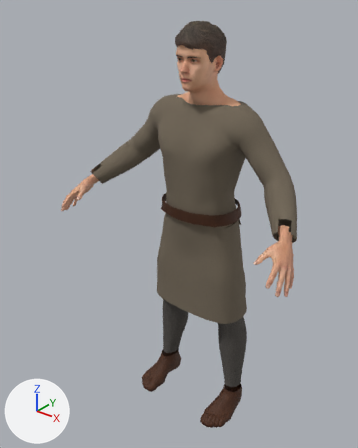
What one commit did to the glTF model modelle/figuren/menschen/probe_mann/probe_mann.gltf.
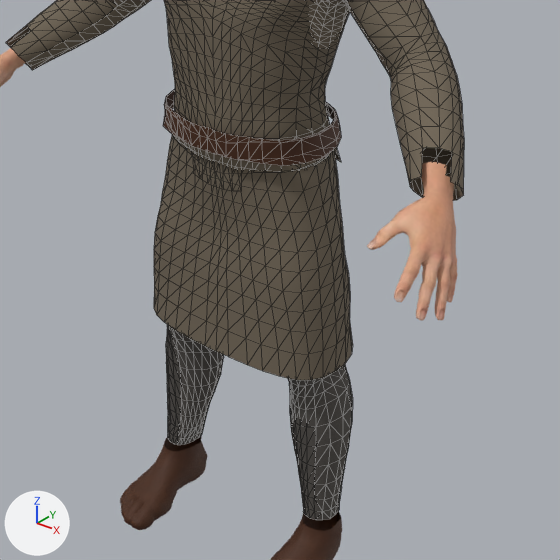
Each version appears first whole from a camera (50 mm lens) standing at (1.177, -1.663, 1.925) and looking at (-0.054, -0.124, 0.971), and next in a close-up on the part from 24% to 95% of the width and 34% to 90% of the height. Every picture has the same lights, and +X, +Y and +Z are marked at lower left. The first two pictures are the older version. The close-ups show mesh edges as thin lines. Vertices at exactly the same position are counted once.

In view in the first close-up: 'Beinlinge', 'Guertel', 'Kittel', 'Kittelrock', 'Koerper', 'Schuhe'.
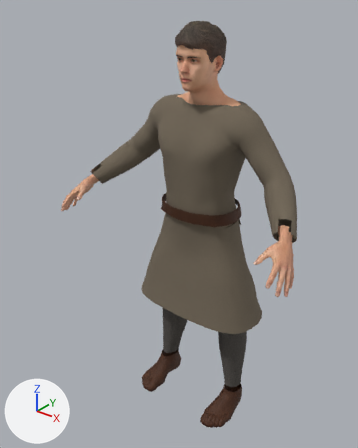
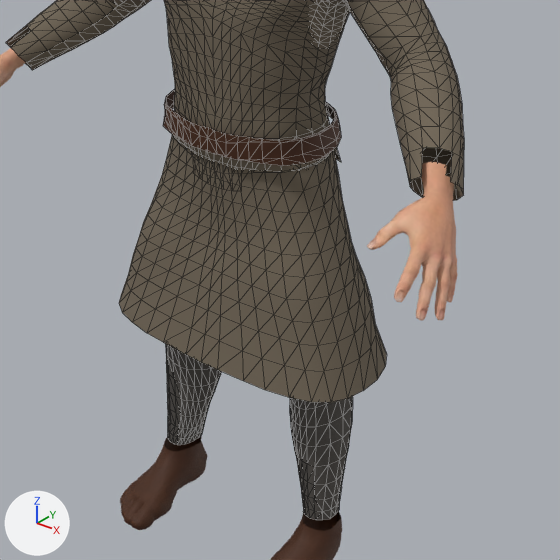
The change, as a diff of the scene's bpy script:
```diff
--- a/modelle/figuren/menschen/probe_mann/probe_mann.gltf.py
+++ b/modelle/figuren/menschen/probe_mann/probe_mann.gltf.py
@@ me_kittelrock @@
 # used by ob_kittelrock; location = (0.0, 0.0, 0.0)
-me_kittelrock.from_pydata(...)  # 396 vertices, 720 faces; spans x -0.238..0.238, y -0.158..0.108, z 0.543..1.001
+me_kittelrock.from_pydata(...)  # 396 vertices, 720 faces; spans x -0.318..0.318, y -0.197..0.119, z 0.544..1.001
+# me_kittelrock part 1: 324 of 396 vertices moved; they spanned x -0.238..0.238, y -0.146..0.107, z 0.543..0.917 and now span x -0.318..0.318, y -0.197..0.119, z 0.544..0.917; mean shift (0.0, -0.003, 0.001); largest move (-0.226, -0.082, 0.544) -> (-0.303, -0.112, 0.546)
 me_kittelrock.materials.append(mat_kittel)
```

Where the change shows, as pixel boxes (x1, y1, x2, y2) in the close-ups (560 x 560 px; the box of a moved part takes in the faces that stretch with it):
'Kittelrock', reshaped (34% wider, 9% taller): before (154, 136, 353, 380); after (119, 136, 387, 402)
part 1 of me_kittelrock, moved or reshaped: before (154, 146, 353, 380); after (119, 146, 387, 402)
